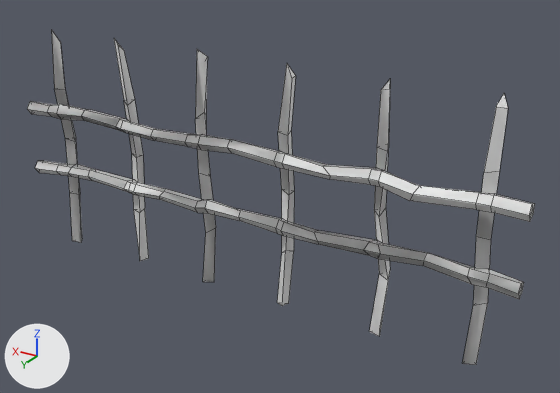
What one commit did to the FBX model BlendFilesForUnity/FBX/Twig_Fence.fbx.
Before and after are seen from a 50 mm camera at (-0.557, 2.134, 1.046) aimed at (0.745, -0.036, -0.039). Arrows for +X, +Y and +Z are at lower left; the lights stay in place. Mesh edges are drawn as thin lines. Where no turn or scale is listed for an object, it has been applied to the vertices.

The older version as bpy lines, for what is in view:
```python
me_cylinder_004 = bpy.data.meshes.new('Cylinder.004')
me_cylinder_004.from_pydata(...)  # 284 vertices, 278 faces; spans x -0.14..1.86, y -0.06..0.08, z -0.45..0.46
me_cylinder_004.materials.append(mat_material_001)  # white #e7e7e7
me_cylinder_007 = bpy.data.meshes.new('Cylinder.007')
me_cylinder_007.from_pydata(...)  # 95 vertices, 92 faces; spans x -1.0..1.0, y -0.06..0.03, z -0.03..0.04
me_cylinder_008 = bpy.data.meshes.new('Cylinder.008')
me_cylinder_008.from_pydata(...)  # 95 vertices, 92 faces; spans x -1.0..1.0, y -0.05..0.04, z -0.04..0.04
me_cylinder_009 = bpy.data.meshes.new('Cylinder.009')
me_cylinder_009.from_pydata(...)  # 90 vertices, 84 faces; spans x -0.03..1.76, y -0.06..0.03, z -0.45..0.46
ob_backup = bpy.data.objects.new('Backup', me_cylinder_009)
ob_backup.location = (0.0, 0.0, 0.0)
ob_backup_001 = bpy.data.objects.new('Backup.001', me_cylinder_007)
ob_backup_001.location = (0.864, 0.046, -0.117)
ob_backup_002 = bpy.data.objects.new('Backup.002', me_cylinder_008)
ob_backup_002.location = (0.864, 0.046, 0.138)
ob_twig_fence = bpy.data.objects.new('Twig_Fence', me_cylinder_004)
ob_twig_fence.location = (0.0, 0.0, 0.0)
```
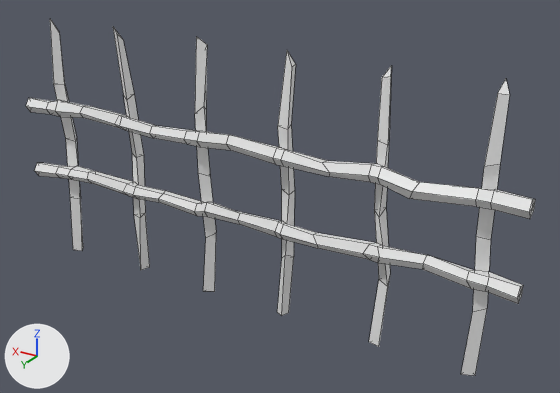
Commit message: finished the fence

What differs and where, as boxes [x1, y1, x2, y2] in the pictures (560 x 393 px):
'Twig_Fence', mesh rescaled, moved (7% taller)
    before: [27, 31, 535, 365]
    after: [26, 19, 535, 375]
'Backup.002', deleted
    before: [28, 102, 533, 222]
'Backup', deleted
    before: [51, 29, 507, 364]
'Backup.001', deleted
    before: [36, 161, 524, 299]

What changed in the scene script:
```text
Change me_cylinder_004:
    where me_cylinder_004.from_pydata(...)  # 284 vertices, 278 faces; spans x -0.14..1.86, y -0.06..0.08, z -0.45..0.46
    used by ob_twig_fence; location = (0.0, 0.0, 0.0)
    me_cylinder_004 part 1: the whole mesh is scaled about its middle by (1, 1.07, 1.09), then moved by (0.15, 0.02, 0.51)
Remove ob_backup:
    ob_backup = bpy.data.objects.new('Backup', me_cylinder_009)
    ob_backup.location = (0.0, 0.0, 0.0)
Remove ob_backup_002:
    ob_backup_002 = bpy.data.objects.new('Backup.002', me_cylinder_008)
    ob_backup_002.location = (0.864, 0.046, 0.138)
Remove ob_backup_001:
    ob_backup_001 = bpy.data.objects.new('Backup.001', me_cylinder_007)
    ob_backup_001.location = (0.864, 0.046, -0.117)
Change ob_twig_fence:
    ob_twig_fence.location: (0.0, 0.0, 0.0) -> (-0.153, -0.016, -0.506)
```
